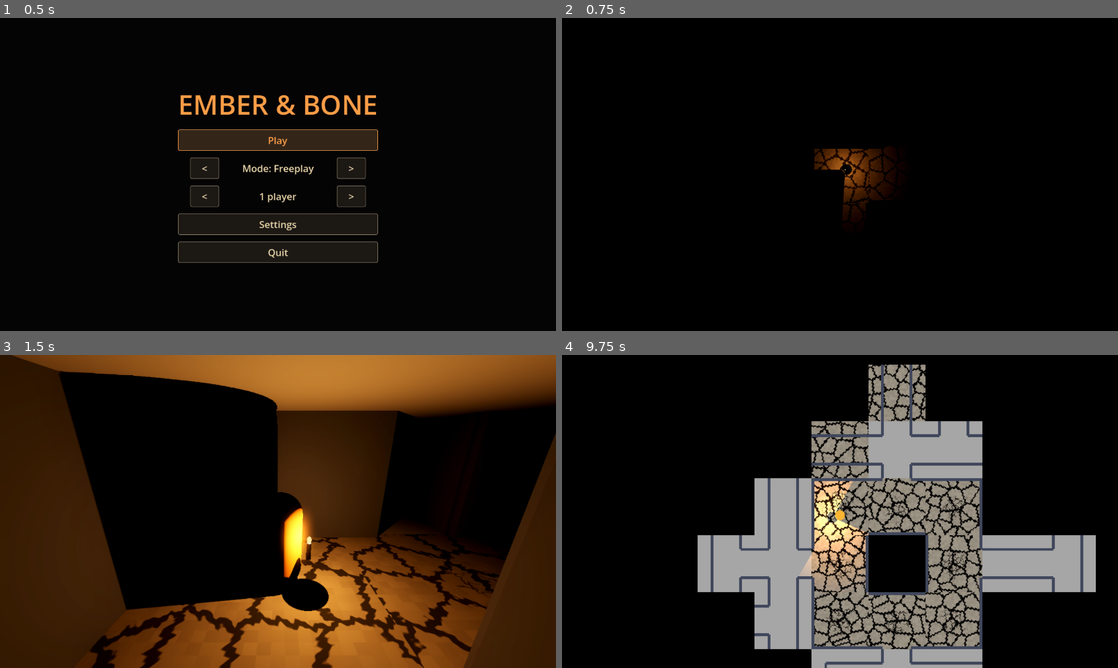
Above: before the commit, frames 1-4 (two rows, left to right).
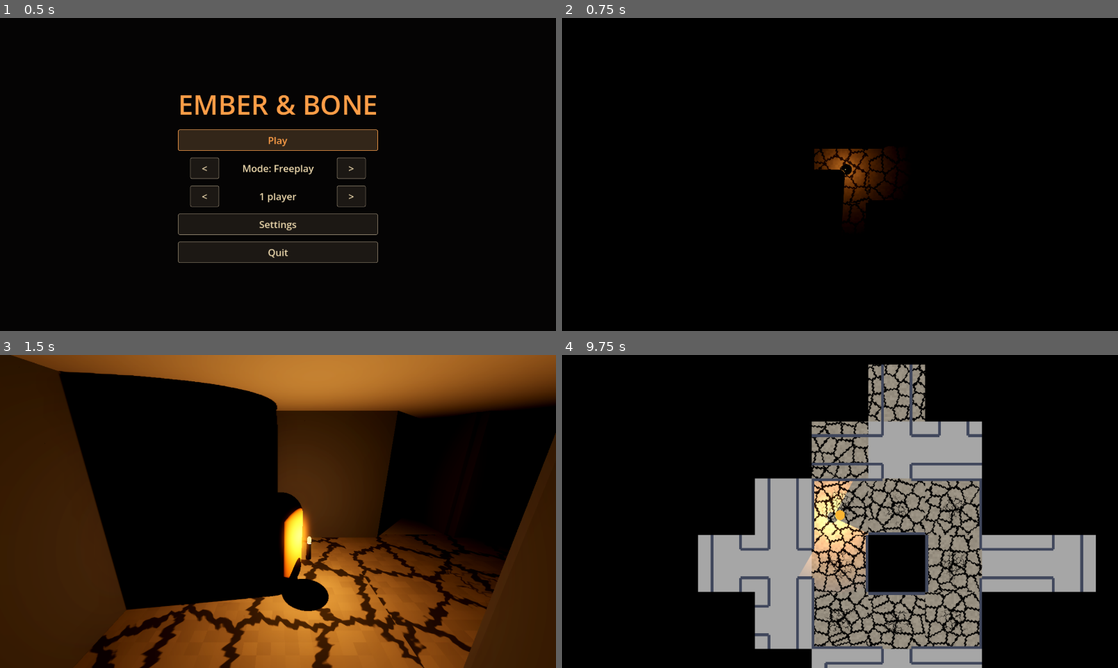
Above: after the commit, the same moments.

Repository: BrianA1995/Ember_and_Bone
Game: Godot game, scene res://ui/main_menu.tscn
Same seed, same stepped clock (60 frames per second), same inputs: the game is played once before the commit and once after it.
Inputs (mouse positions are in pixels of both pictures, inside the frame that each line leads up to):
- Up to frame 1 (0.5 s): no input
- Up to frame 2 (0.75 s): click "Play" at 0.5 s
- Up to frame 3 (1.5 s): tap Enter (ui_accept) at 1.25 s; move the mouse to (400, 495) at 1.27 s; hold D (move_right) from 1.28 s (still down); tap V (camera_cycle) at 1.35 s; click (400, 495) at 1.42 s
- Up to frame 4 (9.75 s): tap Enter (ui_accept) at 1.52, 1.82, 2.27, 2.57, 3.77, 4.07, 4.52, 4.82, 6.5, 8, 8.27, 8.57 s; move the mouse to (812, 511) at 2.02 s; release D (move_right) at 2.03 s; hold W (move_forward) 2.03-4.28 s; tap 3 (camera_first) at 2.1 s; click (812, 511) at 2.17 s; move the mouse to (851, 505) at 2.77 s; tap 2 (camera_third) at 2.85 s; click (851, 505) at 2.92 s; move the mouse to (834, 517) at 3.52 s; tap 1 (camera_top) at 3.6 s; click (834, 517) at 3.67 s; move the mouse to (1006, 558) at 4.27 s; hold A (move_left) 4.28-5 s; tap E (interact) at 4.35 s; click (1006, 558) at 4.42 s; tap Escape (pause) at 4.9 s; click "New maze" at 5 s; drag from (673, 464) to (756, 433) at 5.77 s; move the mouse to (867, 511) at 6.52 s; hold S (move_back) 6.53-7.25 s; tap Shift (sprint) at 6.6 s; click (867, 511) at 6.67 s; drag from (756, 433) to (728, 527) at 7.27 s; move the mouse to (962, 495) at 8.02 s; hold W (move_forward) 8.03-8.75 s; tap C at 8.1 s; click (962, 495) at 8.17 s; drag from (728, 527) to (812, 574) at 8.77 s; move the mouse to (895, 442) at 9.52 s; hold S (move_back) from 9.53 s (still down); tap L at 9.6 s; click (895, 442) at 9.67 s

Frame 1 is identical in both runs. In frame 2, less than 0.1% of the frame differs, in the area x 48-56%, y 43-55%; in frame 3, less than 0.1%; in frame 4, 1.5%, in the area x 24-96%, y 3-100%.

Commit message:
3D views render at real pixel size; per-player view settings; native resolution; scrolling settings
Co-Authored-By: Claude Sonnet 5.5 <noreply@anthropic.com>

Diff:
--- a/core/game_settings.gd
+++ b/core/game_settings.gd
@@ -19,7 +19,7 @@
 ## Sizes offered in the menu. Only those that fit the screen are listed.
 const RESOLUTIONS: Array[Vector2i] = [
 	Vector2i(1280, 720), Vector2i(1366, 768), Vector2i(1600, 900), Vector2i(1920, 1080),
-	Vector2i(2560, 1440), Vector2i(3840, 2160),
+	Vector2i(2560, 1080), Vector2i(2560, 1440), Vector2i(3440, 1440), Vector2i(3840, 2160),
 ]
 
 var window_mode := WindowMode.WINDOWED
@@ -41,6 +41,9 @@
 var player_count := 1
 ## The maze is this many cells wide and tall (it wraps around at the edges).
 var maze_size := 30
+## The view every player starts a game with (a CameraRig.Mode: top down, third person, first
+## person). Once a game is running each player changes their own from the pause menu.
+var start_view := CameraRig.Mode.TOP
 ## Freeplay (just explore), tag (last one standing) or endless tag (see game/tag_mode.gd).
 var game_mode := GameMode.FREEPLAY
 ## Points each player starts a tag round with; being it costs one a second.
@@ -66,9 +69,11 @@
 	for size in RESOLUTIONS:
 		if size.x <= screen.x and size.y <= screen.y:
 			list.append(size)
-	if not list.has(resolution):
-		list.append(resolution)
-		list.sort_custom(func(a: Vector2i, b: Vector2i) -> bool: return a.x < b.x)
+	# The screen's own resolution is always on offer, whatever its shape.
+	for extra in [screen, resolution]:
+		if not list.has(extra):
+			list.append(extra)
+	list.sort_custom(func(a: Vector2i, b: Vector2i) -> bool: return a.x * a.y < b.x * b.y)
 	return list
 
 
@@ -77,7 +82,8 @@
 func render_scale() -> float:
 	if window_mode == WindowMode.WINDOWED:
 		return 1.0
-	return clampf(float(resolution.y) / float(DisplayServer.screen_get_size().y), 0.25, 1.0)
+	var screen := Vector2(DisplayServer.screen_get_size())
+	return clampf(minf(resolution.x / screen.x, resolution.y / screen.y), 0.25, 1.0)
 
 
 ## Applies everything, tells listeners, and saves.
@@ -96,10 +102,9 @@
 	match window_mode:
 		WindowMode.WINDOWED:
 			window.mode = Window.MODE_WINDOWED
-			window.size = resolution
-			var screen := window.current_screen
-			window.position = DisplayServer.screen_get_position(screen) \
-					+ (DisplayServer.screen_get_size(screen) - window.size) / 2
+			_place_window()
+			# Leaving fullscreen takes a moment; the size has to be set again once it is done.
+			_place_window.call_deferred()
 		WindowMode.BORDERLESS:
 			window.mode = Window.MODE_FULLSCREEN
 		WindowMode.EXCLUSIVE:
@@ -126,6 +131,17 @@
 ## Tests run headless; they must not read or change the player's saved settings.
 func _persists() -> bool:
 	return DisplayServer.get_name() != "headless"
+
+
+## Gives the window its size and centres it (windowed mode only).
+func _place_window() -> void:
+	var window := get_window()
+	if window_mode != WindowMode.WINDOWED or window.mode != Window.MODE_WINDOWED:
+		return
+	window.size = resolution
+	var screen := window.current_screen
+	var free_space := DisplayServer.screen_get_size(screen) - window.size
+	window.position = DisplayServer.screen_get_position(screen) + free_space / 2
 
 
 func save_settings() -> void:
@@ -157,4 +173,4 @@
 func _keys() -> Array[String]:
 	return ["window_mode", "resolution", "vsync", "master_volume", "mouse_sensitivity",
 			"field_of_view", "split_style", "show_debug", "player_count", "maze_size", "show_map",
-			"controllers", "game_mode", "tag_points"]
+			"controllers", "game_mode", "tag_points", "start_view"]
--- a/debug/coop_shot.gd
+++ b/debug/coop_shot.gd
@@ -33,6 +33,19 @@
 			game.get_node("PauseMenu").close()
 		game.queue_free()
 		await _frames(3)
+	GameSettings.game_mode = GameSettings.GameMode.FREEPLAY
+	GameSettings.player_count = 2
+	GameInput.configure(2)
+	var pause_game := (load("res://game/game.tscn") as PackedScene).instantiate()
+	add_child(pause_game)
+	await _frames(20)
+	pause_game.get_node("PauseMenu").open()
+	pause_game.get_node("PauseMenu")._show_settings(true)
+	await _frames(5)
+	_save(dir + "/pause_settings.png")
+	pause_game.get_node("PauseMenu").close()
+	pause_game.queue_free()
+	await _frames(3)
 	GameSettings.game_mode = GameSettings.GameMode.TAG
 	GameSettings.player_count = 2
 	GameInput.configure(2)
--- a/debug/local_coop_test.gd
+++ b/debug/local_coop_test.gd
@@ -12,6 +12,7 @@
 		await _try_players(count)
 	await _try_pause()
 	await _try_controllers()
+	await _try_views()
 	_check_rects()
 	print("LOCAL COOP TEST: %s" % ("PASS" if _failures == 0 else "FAIL (%d)" % _failures))
 	get_tree().quit(0 if _failures == 0 else 1)
@@ -102,6 +103,39 @@
 	GameInput.configure(1)
 
 
+## The starting view applies to everyone; in a game each player's view is changed on its own.
+func _try_views() -> void:
+	print("-- views")
+	GameSettings.player_count = 2
+	GameSettings.start_view = CameraRig.Mode.FIRST
+	GameInput.configure(2)
+	var game := await _start_game()
+	_check("everyone starts in the chosen view", game.rigs[0].mode == CameraRig.Mode.FIRST and game.rigs[1].mode == CameraRig.Mode.FIRST, "")
+	var pause := game.get_node("PauseMenu") as PauseMenu
+	pause.open()
+	var page: SettingsPage = pause._settings_page
+	page.refresh()
+	_check("in a game the settings list each player's view, not the starting view",
+			page._game_views.get_child_count() == 2 and not page._start_view_row.visible, "%d rows" % page._game_views.get_child_count())
+	var second: OptionButton = page._game_views.get_child(1).get_child(1)
+	second.select(CameraRig.Mode.TOP)
+	second.item_selected.emit(CameraRig.Mode.TOP)
+	_check("changing player 2's view changes only player 2", game.rigs[1].mode == CameraRig.Mode.TOP and game.rigs[0].mode == CameraRig.Mode.FIRST, "")
+	var first: OptionButton = page._game_views.get_child(0).get_child(1)
+	first.item_selected.emit(CameraRig.Mode.THIRD)
+	_check("and player 1's only player 1", game.rigs[0].mode == CameraRig.Mode.THIRD and game.rigs[1].mode == CameraRig.Mode.TOP, "")
+	pause.close()
+	game.queue_free()
+	await get_tree().process_frame
+	var menu_page := SettingsPage.new()
+	add_child(menu_page)
+	await get_tree().process_frame
+	_check("outside a game only the starting view shows", menu_page._start_view_row.visible and menu_page._game_views.get_child_count() == 0, "")
+	menu_page.queue_free()
+	GameSettings.start_view = CameraRig.Mode.TOP
+	GameInput.configure(1)
+
+
 ## The views cover the window without overlapping.
 func _check_rects() -> void:
 	print("-- view layout")
--- a/game/local_game.gd
+++ b/game/local_game.gd
@@ -71,6 +71,7 @@
 	_players_root.add_child(player)
 	var rig := RIG_SCENE.instantiate() as CameraRig
 	rig.slot = slot
+	rig.mode = GameSettings.start_view
 	rig.target = player
 	rig.uses_mouse = GameSettings.controllers[slot] == GameInput.DEVICE_KEYBOARD
 	rig.name = "CameraRig%d" % (slot + 1)
--- a/game/split_screen.gd
+++ b/game/split_screen.gd
@@ -5,7 +5,9 @@
 ##   2 players  side by side or stacked (GameSettings.split_style)
 ##   3 players  two above, one wide below
 ##   4 players  a 2x2 grid
-## Each view is a SubViewport that shares the main world, with a player's camera moved into it.
+## Each view is a SubViewport that shares the main world, with a player's camera moved into it,
+## shown by a TextureRect. The viewport is sized in real screen pixels (the interface is scaled to
+## the window, so its own units are not pixels), times the resolution scale in the settings.
 ## The cameras' rigs stay where they were built, so their input still arrives as normal.
 
 ## Space between views, in pixels.
@@ -19,6 +21,7 @@
 	set_anchors_preset(Control.PRESET_FULL_RECT)
 	mouse_filter = Control.MOUSE_FILTER_IGNORE
 	resized.connect(_layout)
+	get_window().size_changed.connect(_layout)
 
 
 ## Gives a player a view: their rig's camera is shown in a new pane.
@@ -26,16 +29,18 @@
 	var pane := Control.new()
 	pane.mouse_filter = Control.MOUSE_FILTER_IGNORE
 	pane.clip_contents = true
-	var container := SubViewportContainer.new()
-	container.stretch = true
-	container.mouse_filter = Control.MOUSE_FILTER_IGNORE
-	container.set_anchors_preset(Control.PRESET_FULL_RECT)
 	var viewport := SubViewport.new()
 	viewport.world_3d = get_viewport().world_3d
 	viewport.msaa_3d = get_viewport().msaa_3d
 	viewport.handle_input_locally = false
-	container.add_child(viewport)
-	pane.add_child(container)
+	viewport.size = Vector2i(2, 2)
+	var picture := TextureRect.new()
+	picture.texture = viewport.get_texture()
+	picture.expand_mode = TextureRect.EXPAND_IGNORE_SIZE
+	picture.stretch_mode = TextureRect.STRETCH_SCALE
+	picture.mouse_filter = Control.MOUSE_FILTER_IGNORE
+	pane.add_child(picture)
+	picture.set_anchors_and_offsets_preset(Control.PRESET_FULL_RECT)
 	var tag := Label.new()
 	tag.text = "P%d" % (slot + 1)
 	tag.position = Vector2(10, 6)
@@ -43,6 +48,7 @@
 	tag.add_theme_font_size_override("font_size", 22)
 	tag.visible = false
 	pane.add_child(tag)
+	pane.add_child(viewport)
 	add_child(pane)
 	camera.reparent(viewport, false)
 	camera.make_current()
@@ -62,11 +68,15 @@
 	return _panes.size()
 
 
-## Picks up resolution scale from the settings.
+## Picks up the resolution scale from the settings.
 func apply_settings() -> void:
-	for viewport in _viewports:
-		viewport.scaling_3d_scale = GameSettings.render_scale()
 	_layout()
+
+
+## How many screen pixels one unit of the interface is (the window is bigger than the interface's
+## base size, so one unit is more than a pixel).
+func _pixels_per_unit() -> float:
+	return maxf(get_viewport().get_screen_transform().get_scale().x, 0.25)
 
 
 ## The rectangle (as fractions of the window) for view `index` of `count`.
@@ -91,4 +101,6 @@
 			rect = rect.grow(-GAP / 2.0)
 		_panes[i].position = rect.position
 		_panes[i].size = rect.size
+		var pixels := (rect.size * _pixels_per_unit() * GameSettings.render_scale()).round()
+		_viewports[i].size = Vector2i(maxi(int(pixels.x), 2), maxi(int(pixels.y), 2))
 		_panes[i].get_child(1).visible = count > 1
--- a/player/camera_rig.gd
+++ b/player/camera_rig.gd
@@ -148,14 +148,14 @@
 	if mode == Mode.TOP:
 		_camera.projection = Camera3D.PROJECTION_ORTHOGONAL
 		_camera.size = top_size
-		if uses_mouse:
+		if uses_mouse and not get_tree().paused:
 			Input.mouse_mode = Input.MOUSE_MODE_VISIBLE
 	else:
 		_camera.projection = Camera3D.PROJECTION_PERSPECTIVE
 		_camera.fov = fov
 		_camera.near = 0.05
 		pitch = deg_to_rad(third_start_pitch) if mode == Mode.THIRD else 0.0
-		if uses_mouse:
+		if uses_mouse and not get_tree().paused:
 			Input.mouse_mode = Input.MOUSE_MODE_CAPTURED
 	_update_ceilings()
 	mode_changed.emit(mode)
--- a/ui/settings_page.gd
+++ b/ui/settings_page.gd
@@ -9,8 +9,12 @@
 
 const MODE_NAMES := ["Windowed", "Fullscreen (borderless)", "Fullscreen (exclusive)"]
 const SPLIT_NAMES := ["Side by side", "Stacked"]
+## In the order of CameraRig.Mode.
+const VIEW_NAMES := ["Top down", "Third person", "First person"]
 
 var _rows: VBoxContainer
+var _scroll: ScrollContainer
+var _list: VBoxContainer
 var _controls: ControlsPage
 var _mode: OptionButton
 var _resolution: OptionButton
@@ -19,6 +23,9 @@
 var _sensitivity: HSlider
 var _fov: HSlider
 var _split: OptionButton
+var _start_view_row: HBoxContainer
+var _start_view: OptionButton
+var _game_views: VBoxContainer
 var _maze_size: HSlider
 var _debug: CheckButton
 var _map: CheckButton
@@ -32,12 +39,25 @@
 	_rows.custom_minimum_size.x = 600
 	add_child(_rows)
 	_rows.add_child(MenuTheme.title("Settings", 40))
+	# The settings scroll if the window is too short to show them all; Back stays in view.
+	_scroll = ScrollContainer.new()
+	_scroll.horizontal_scroll_mode = ScrollContainer.SCROLL_MODE_DISABLED
+	_list = VBoxContainer.new()
+	_list.add_theme_constant_override("separation", 8)
+	_list.size_flags_horizontal = Control.SIZE_EXPAND_FILL
+	_scroll.add_child(_list)
+	_rows.add_child(_scroll)
 	_mode = _add_options("Display mode", MODE_NAMES, func(i: int) -> void: _change(&"window_mode", i))
 	_resolution = _add_options("Resolution", [], func(i: int) -> void: _change(&"resolution", _resolutions[i]))
 	_vsync = _add_check("Vertical sync", func(on: bool) -> void: _change(&"vsync", on))
 	_volume = _add_slider("Master volume", 0.0, 1.0, 0.05, func(v: float) -> void: _change(&"master_volume", v))
 	_sensitivity = _add_slider("Mouse sensitivity", 0.25, 3.0, 0.05, func(v: float) -> void: _change(&"mouse_sensitivity", v))
 	_fov = _add_slider("Field of view", 60.0, 110.0, 1.0, func(v: float) -> void: _change(&"field_of_view", v))
+	_start_view = _add_options("Starting view", VIEW_NAMES, func(i: int) -> void: _change(&"start_view", i))
+	_start_view_row = _start_view.get_parent()
+	_game_views = VBoxContainer.new()
+	_game_views.add_theme_constant_override("separation", 8)
+	_list.add_child(_game_views)
 	_split = _add_options("Two-player split", SPLIT_NAMES, func(i: int) -> void: _change(&"split_style", i))
 	_maze_size = _add_slider("Maze size (new game)", GameSettings.MAZE_MIN, GameSettings.MAZE_MAX, 1.0,
 			func(v: float) -> void: _change(&"maze_size", int(v)), func(v: float) -> String: return "%d x %d" % [v, v])
@@ -53,7 +73,14 @@
 		if visible:
 			_show_controls(false)
 			refresh())
+	get_viewport().size_changed.connect(_fit_scroll)
 	refresh()
+
+
+## Makes the list as tall as it needs to be, or as tall as the window allows.
+func _fit_scroll() -> void:
+	var room := get_viewport_rect().size.y - 230.0
+	_scroll.custom_minimum_size = Vector2(0.0, clampf(_list.get_combined_minimum_size().y, 120.0, maxf(room, 120.0)))
 
 
 ## Shows the current settings.
@@ -66,12 +93,43 @@
 	_sensitivity.value = GameSettings.mouse_sensitivity
 	_fov.value = GameSettings.field_of_view
 	_split.select(GameSettings.split_style)
+	_start_view.select(GameSettings.start_view)
+	_fill_game_views()
 	_maze_size.value = GameSettings.maze_size
 	_debug.button_pressed = GameSettings.show_debug
 	_map.button_pressed = GameSettings.show_map
 	for slider in [_volume, _sensitivity, _fov, _maze_size]:
 		slider.value_changed.emit(slider.value)
 	_loading = false
+	_fit_scroll.call_deferred()
+
+
+## While a game is running, each player's own view is chosen here (and the starting view, which
+## only matters for the next game, is hidden). Without a game, only the starting view shows.
+func _fill_game_views() -> void:
+	for row in _game_views.get_children():
+		_game_views.remove_child(row)
+		row.queue_free()
+	var rigs: Array[CameraRig] = []
+	for node in get_tree().get_nodes_in_group("camera_rig"):
+		rigs.append(node as CameraRig)
+	rigs.sort_custom(func(a: CameraRig, b: CameraRig) -> bool: return a.slot < b.slot)
+	_start_view_row.visible = rigs.is_empty()
+	for rig in rigs:
+		var row := HBoxContainer.new()
+		var label := Label.new()
+		label.text = "Player %d view" % (rig.slot + 1)
+		label.custom_minimum_size.x = 240
+		label.add_theme_color_override("font_color", Player.SLOT_COLORS[rig.slot % Player.SLOT_COLORS.size()])
+		row.add_child(label)
+		var options := OptionButton.new()
+		options.size_flags_horizontal = Control.SIZE_EXPAND_FILL
+		for view_name in VIEW_NAMES:
+			options.add_item(view_name)
+		options.select(rig.mode)
+		options.item_selected.connect(func(index: int) -> void: rig.set_mode(index as CameraRig.Mode))
+		row.add_child(options)
+		_game_views.add_child(row)
 
 
 func focus_first() -> void:
@@ -121,7 +179,7 @@
 	label.text = label_text
 	label.custom_minimum_size.x = 240
 	row.add_child(label)
-	_rows.add_child(row)
+	_list.add_child(row)
 	return row
 
 
